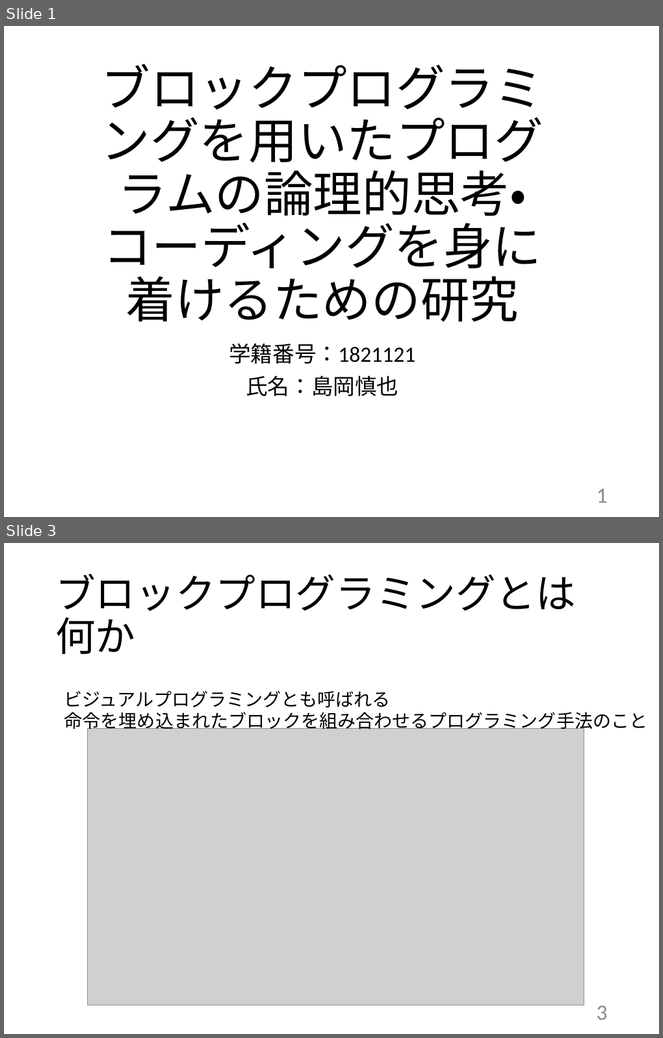
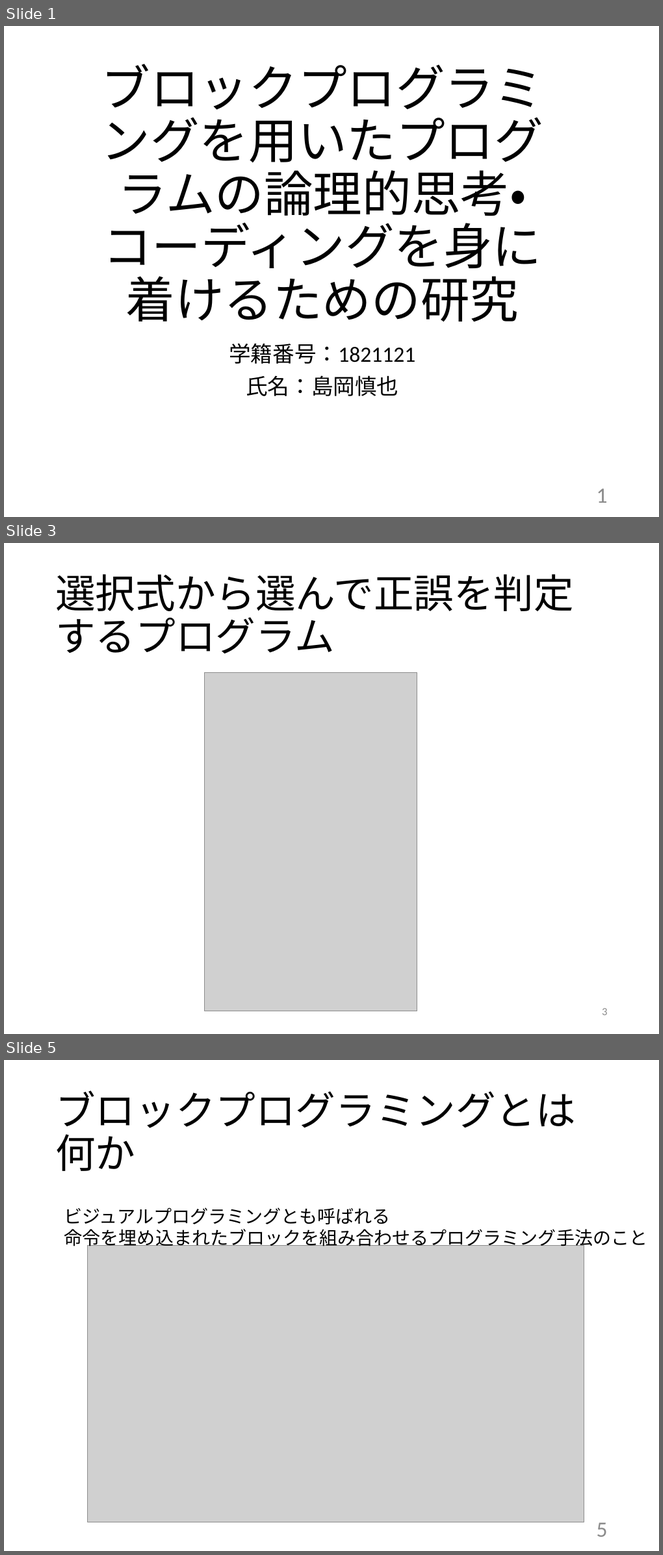
Before and after one commit to kait-takanolab/1821121-shimaoka-thesis, a slide deck: 1821121_shimaoka_sotsuken.pptx. Shown one above the other, each under a label of ours: slides 1 and 3 before the commit, slides 1, 3 and 5 after it; the slides between them are not shown. The pictures are 663x1038 and 663x1555 pixels, drawn with LibreOffice and Linux fonts; fonts in the diff are those of the drawing; grey boxes stand for pictures. Boxes give left, top, right and bottom in pixels: in the first picture for what was removed or moved away, otherwise in the second. Text is boxed around its words. In the diff, an @@ line names an element or a change of style, - is before the commit and + after.

```diff
--- a/1821121_shimaoka_sotsuken.pptx
+++ b/1821121_shimaoka_sotsuken.pptx
@@ slide 3 added at box(4, 543, 659, 1034), background #FFFFFF @@
@@ title added at box(55, 574, 574, 653), 44 pt, text #000000 @@
+選択式から選んで正誤を判定するプログラム
@@ picture added at box(204, 673, 417, 1012) @@
@@ page number added at box(602, 1008, 607, 1016), 12 pt, text #8C8C8C @@
+3
@@ what was slide 3 is now slide 5 @@
@@ page number at box(597, 1523, 608, 1537): text changed @@
-3
+5
```
Also in this commit, not shown: 1 slide changed, 1 other slide added.
